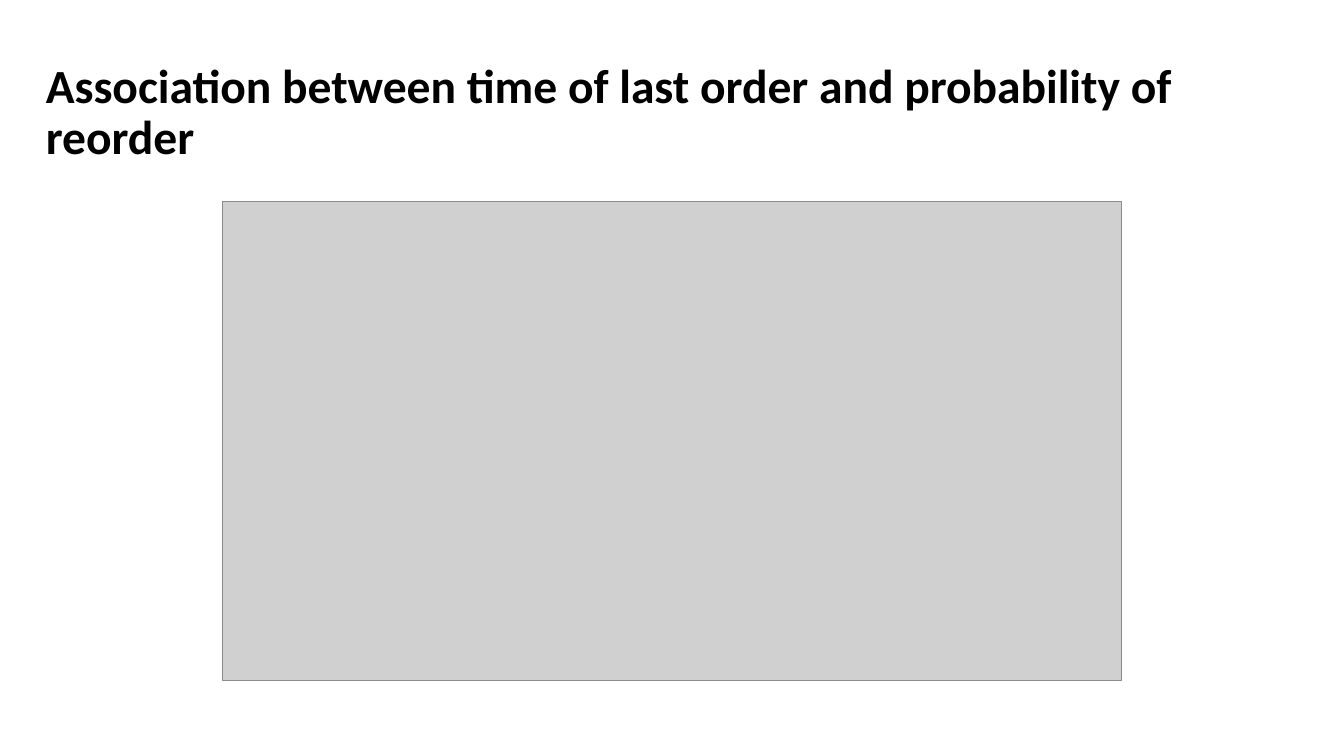
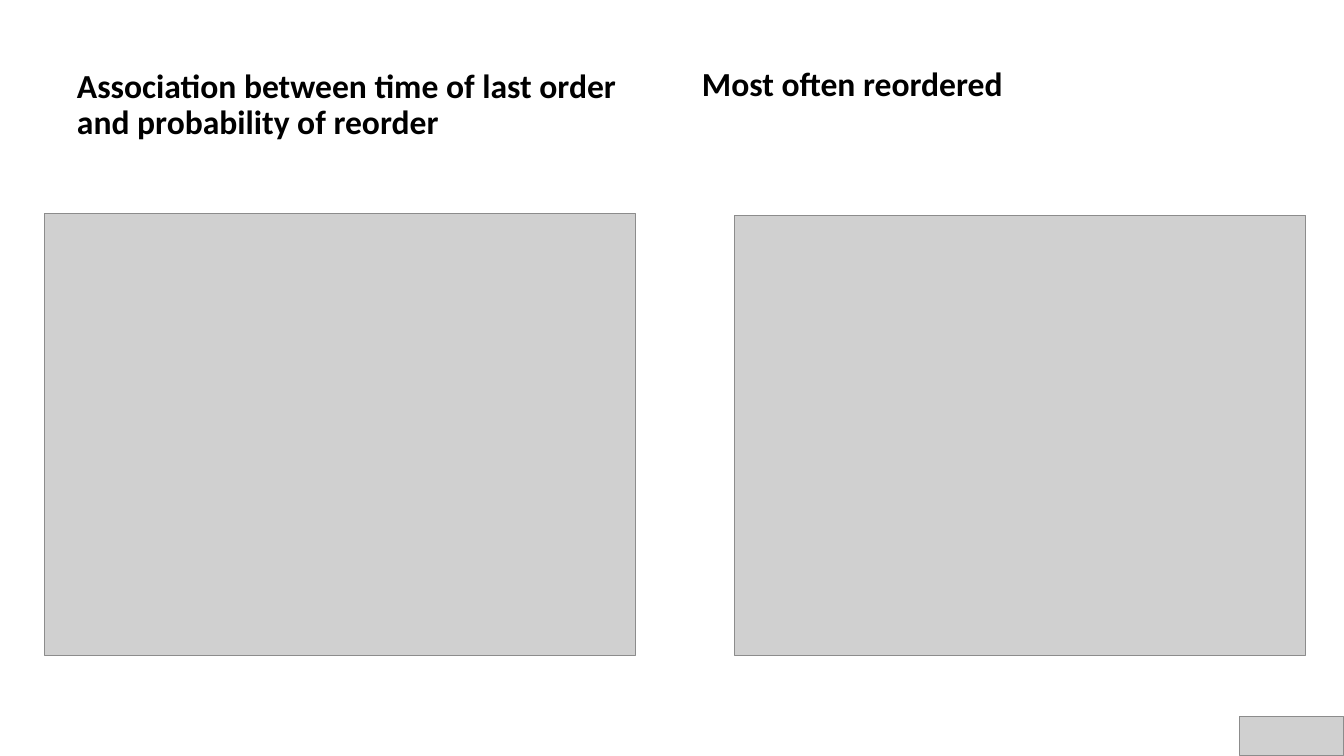
Before and after one commit to nairPrashant/InstaDataScience, a slide deck: slide 16 of Report/Presentation.pptx (slide 10 before the commit). Drawn at 1344x756 pixels with LibreOffice and Linux fonts; fonts in the diff are those of the drawing; grey boxes stand for pictures. Boxes give left, top, right and bottom in pixels: in the first picture for what was removed or moved away, otherwise in the second. Text is boxed around its words. In the diff, an @@ line names an element or a change of style, - is before the commit and + after.

```diff
--- a/Report/Presentation.pptx
+++ b/Report/Presentation.pptx
@@ text "Association between time of last ..." moved from (x1=46, y1=69, x2=1172, y2=155) to (x1=77, y1=74, x2=615, y2=140) @@
@@ text "Association between time of last ..." at (x1=77, y1=74, x2=615, y2=140): size 34 to 24 pt; more space between paragraphs; vertical alignment middle to bottom @@
@@ text added at (x1=702, y1=72, x2=1002, y2=97), 24 pt, text #000000, bold @@
+Most often reordered
@@ picture resized from (x1=223, y1=202, x2=1121, y2=682) to (x1=45, y1=214, x2=636, y2=655) @@
@@ picture added at (x1=735, y1=215, x2=1307, y2=655) @@
@@ picture added at (x1=1240, y1=716, x2=1344, y2=756) @@
```
Also in this commit, not shown: 7 other slides changed, 26 slides added, 4 slides removed, 1 other file.
